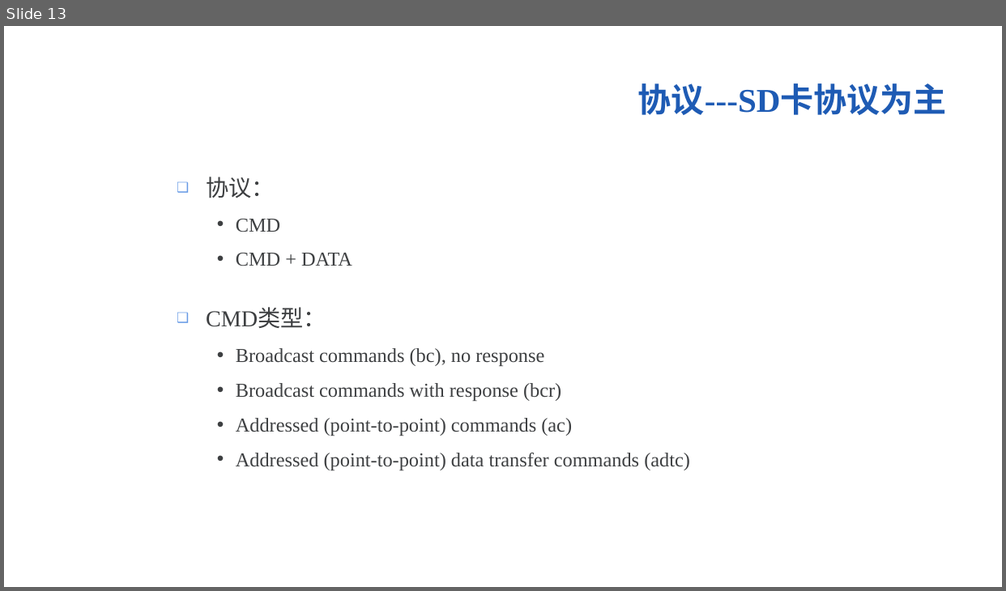
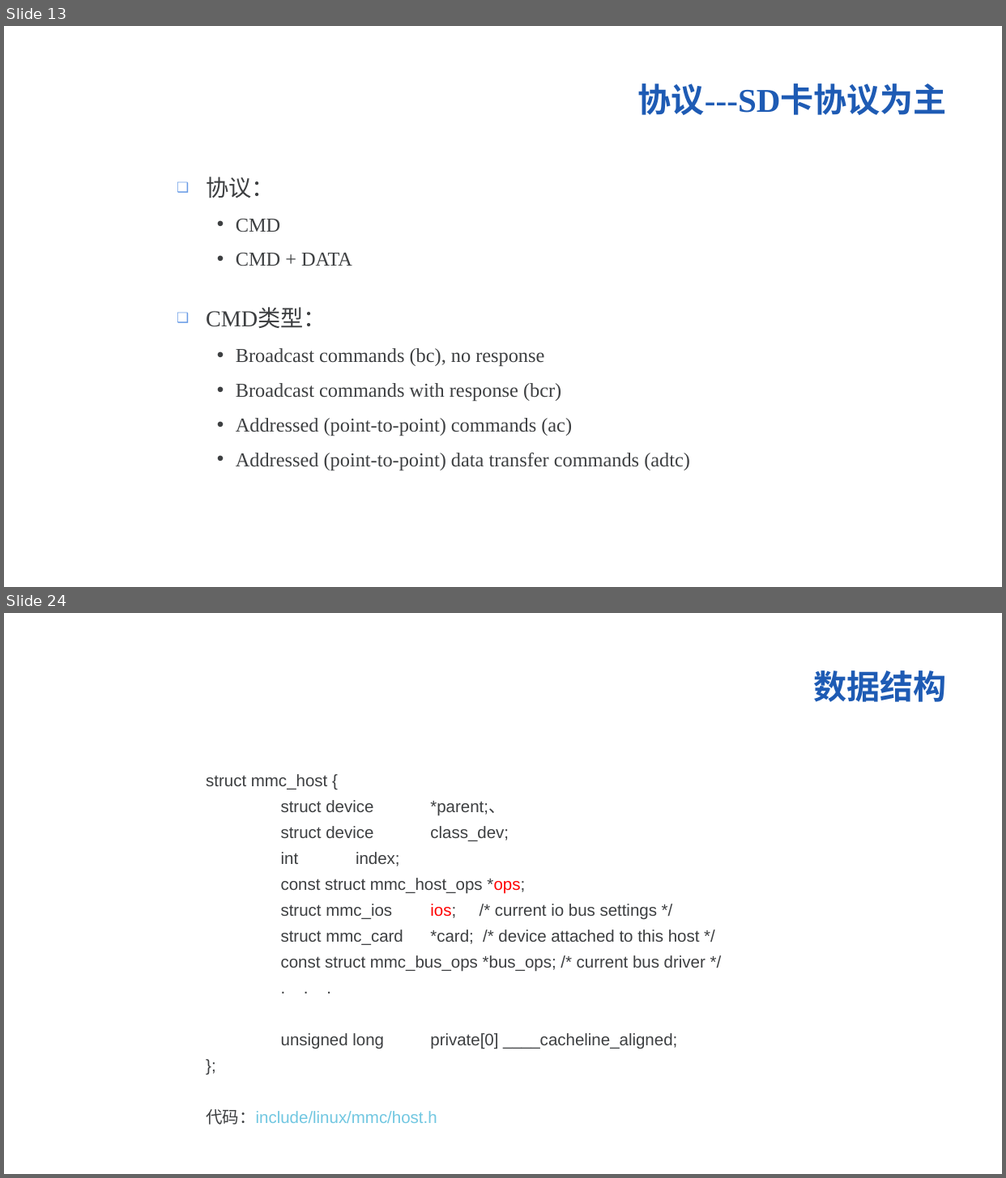
Before and after one commit to Winddoing/embedded_linux_notes, a slide deck: device_driver/mmc/doc/mmc.ppt. Shown one above the other, each under a label of ours: slide 13 before the commit, slides 13 and 24 after it; the slides between them are not shown. The pictures are 1006x591 and 1006x1178 pixels, drawn with LibreOffice and Linux fonts; fonts in the diff are those of the drawing; background and template pictures are left out. Boxes give left, top, right and bottom in pixels: in the first picture for what was removed or moved away, otherwise in the second. Text is boxed around its words. In the diff, an @@ line names an element or a change of style, - is before the commit and + after.

```diff
--- a/device_driver/mmc/doc/mmc.ppt
+++ b/device_driver/mmc/doc/mmc.ppt
@@ slide 24 added at (x1=4, y1=613, x2=1002, y2=1174), background picture (left out) @@
@@ title added at (x1=814, y1=671, x2=947, y2=702), 32 pt, text #1E5BB4, bold @@
+数据结构
@@ text added at (x1=206, y1=774, x2=705, y2=1125), 16 pt, text #3D3F41 @@
+struct mmc_host {
+struct device *parent;、
+struct device class_dev;
+int index;
+const struct mmc_host_ops *ops;
+struct mmc_ios ios; /* current io bus settings */
+struct mmc_card *card; /* device attached to this host */
+const struct mmc_bus_ops *bus_ops; /* current bus driver */
+. . .
+unsigned long private[0] ____cacheline_aligned;
+};
+代码：include/linux/mmc/host.h
```
Also in this commit, not shown: 7 slides changed, 10 other slides added, 1 other file.
